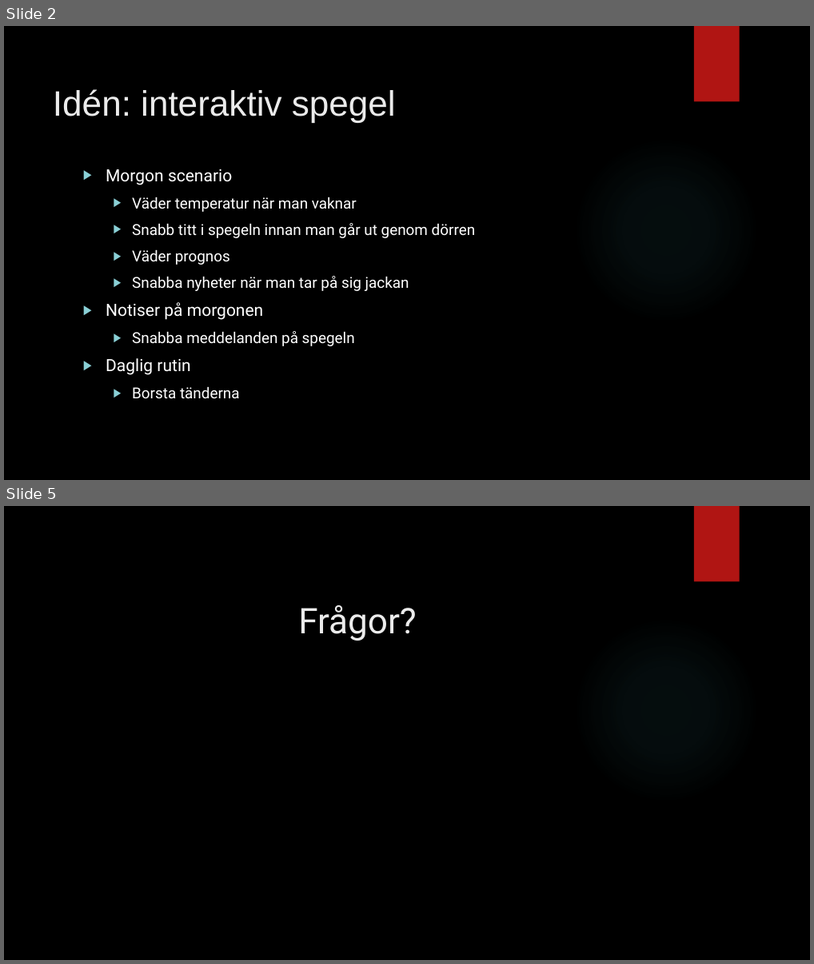
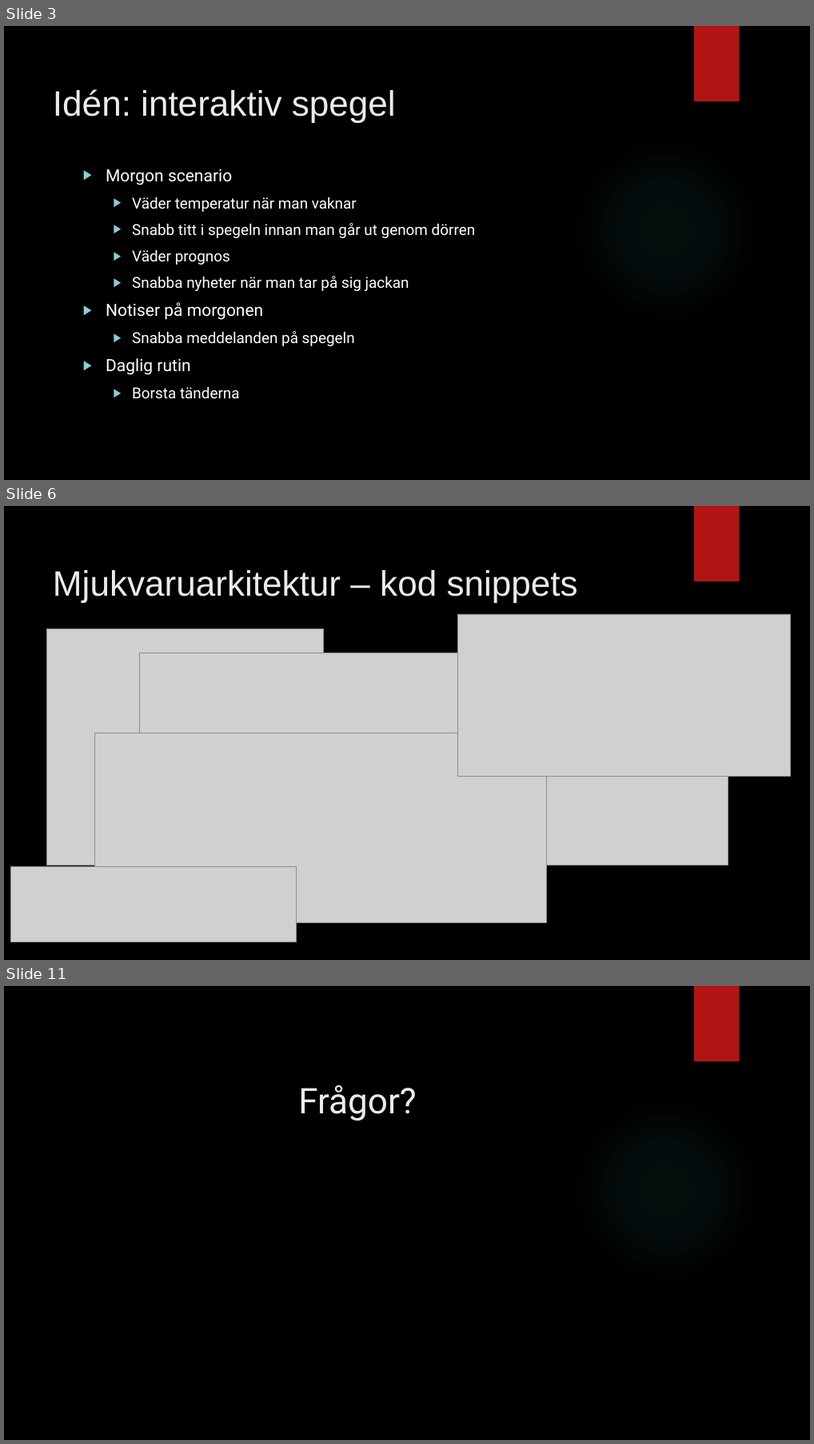
Before and after one commit to hamadaio/magic-mirror-project, a slide deck: pitch_group_mirror.pptx. Shown one above the other, each under a label of ours: slides 2 and 5 before the commit, slides 3, 6 and 11 after it; the slides between them are not shown. The pictures are 814x964 and 814x1444 pixels, drawn with LibreOffice and Linux fonts; fonts in the diff are those of the drawing; grey boxes stand for pictures; background and template pictures are left out. Boxes give left, top, right and bottom in pixels: in the first picture for what was removed or moved away, otherwise in the second. Text is boxed around its words. In the diff, an @@ line names an element or a change of style, - is before the commit and + after.

```diff
--- a/pitch_group_mirror.pptx
+++ b/pitch_group_mirror.pptx
@@ slide 6 added at [4,506,810,960], background picture (left out); not listed: 2 template elements that a slide beside it also shows @@
@@ title added at [53,570,578,603], 42 pt, text #EBEBEB @@
+Mjukvaruarkitektur – kod snippets
@@ picture added at [458,614,790,776] @@
@@ picture added at [47,629,324,865] @@
@@ picture added at [140,653,728,865] @@
@@ picture added at [94,733,546,922] @@
@@ picture added at [10,866,296,941] @@
@@ what was slide 2 is now slide 3 @@
@@ what was slide 5 is now slide 11 @@
```
Also in this commit, not shown: 3 slides changed, 5 other slides added, 1 other file.
